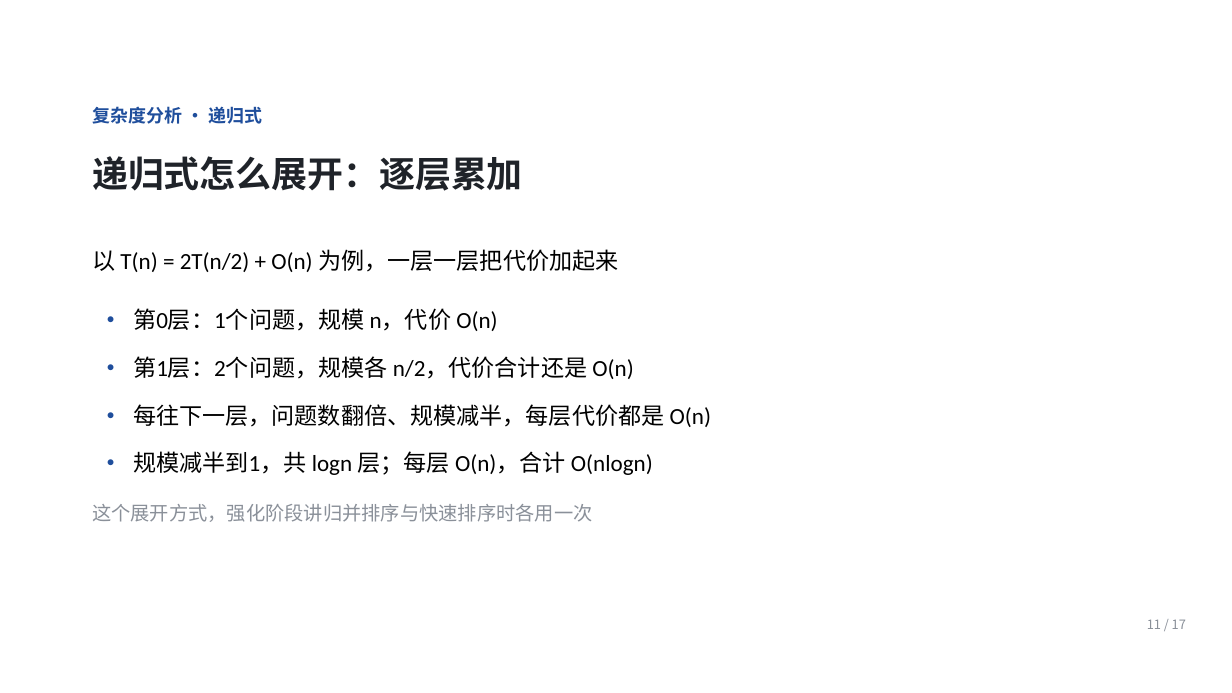
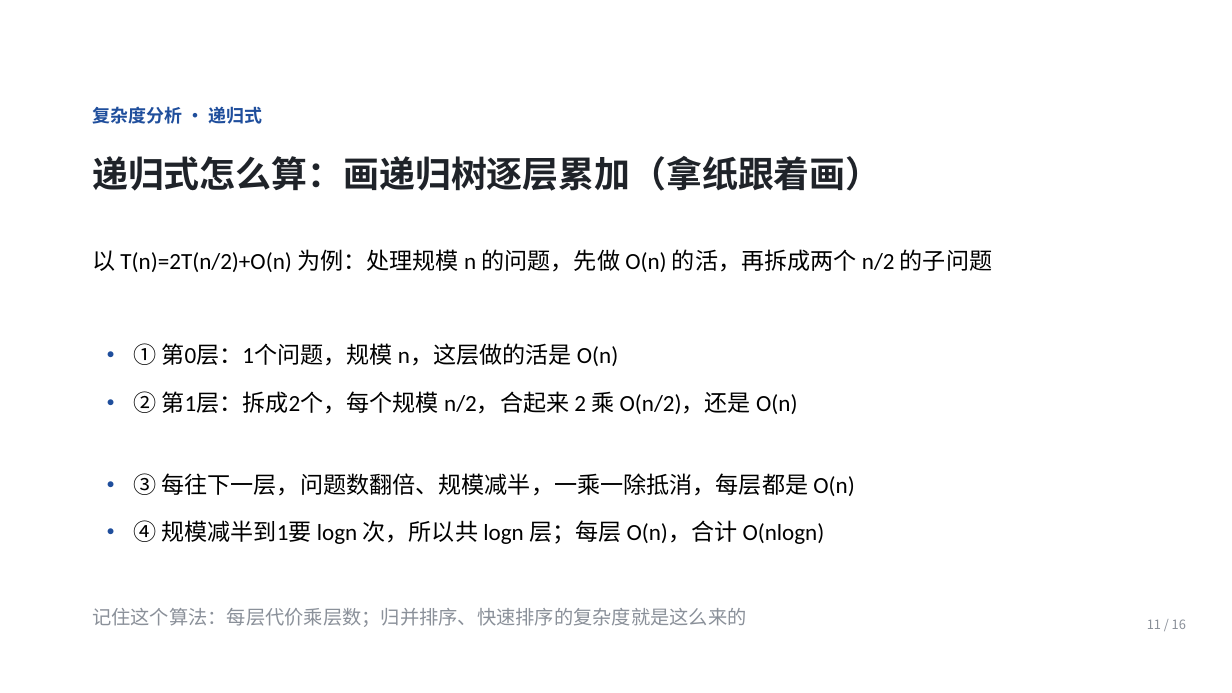
Before and after one commit to Ctrl1CandV/SpecialtyCourses, a slide deck: slide 11 of 课件/C2/C2-A-01/C2-A-01.pptx. Drawn at 1232x693 pixels with LibreOffice and Linux fonts; fonts in the diff are those of the drawing; background and template pictures are left out. Boxes give left, top, right and bottom in pixels: in the first picture for what was removed or moved away, otherwise in the second. Text is boxed around its words. In the diff, an @@ line names an element or a change of style, - is before the commit and + after.

```diff
--- a/课件/C2/C2-A-01/C2-A-01.pptx
+++ b/课件/C2/C2-A-01/C2-A-01.pptx
@@ text at (x1=92, y1=156, x2=881, y2=191): text changed @@
-递归式怎么展开：逐层累加
+递归式怎么算：画递归树逐层累加（拿纸跟着画）
@@ text at (x1=92, y1=249, x2=992, y2=272): text changed @@
-以 T(n) = 2T(n/2) + O(n) 为例，一层一层把代价加起来
+以 T(n)=2T(n/2)+O(n) 为例：处理规模 n 的问题，先做 O(n) 的活，再拆成两个 n/2 的子问题
@@ text at (x1=133, y1=343, x2=618, y2=366): text changed @@
-• 第0层：1个问题，规模 n，代价 O(n)
+• ① 第0层：1个问题，规模 n，这层做的活是 O(n)
@@ text at (x1=133, y1=391, x2=797, y2=414): text changed @@
-• 第1层：2个问题，规模各 n/2，代价合计还是 O(n)
+• ② 第1层：拆成2个，每个规模 n/2，合起来 2 乘 O(n/2)，还是 O(n)
@@ text at (x1=133, y1=473, x2=854, y2=496): text changed @@
-• 每往下一层，问题数翻倍、规模减半，每层代价都是 O(n)
+• ③ 每往下一层，问题数翻倍、规模减半，一乘一除抵消，每层都是 O(n)
@@ text at (x1=133, y1=520, x2=825, y2=544): text changed @@
-• 规模减半到1，共 logn 层；每层 O(n)，合计 O(nlogn)
+• ④ 规模减半到1要 logn 次，所以共 logn 层；每层 O(n)，合计 O(nlogn)
@@ text at (x1=92, y1=608, x2=746, y2=627): text changed @@
-这个展开方式，强化阶段讲归并排序与快速排序时各用一次
+记住这个算法：每层代价乘层数；归并排序、快速排序的复杂度就是这么来的
@@ text at (x1=1147, y1=619, x2=1186, y2=629): text changed @@
-11 / 17
+11 / 16
```
Also in this commit, not shown: 9 other slides changed, 6 slides added, 7 slides removed, 5 other files.
